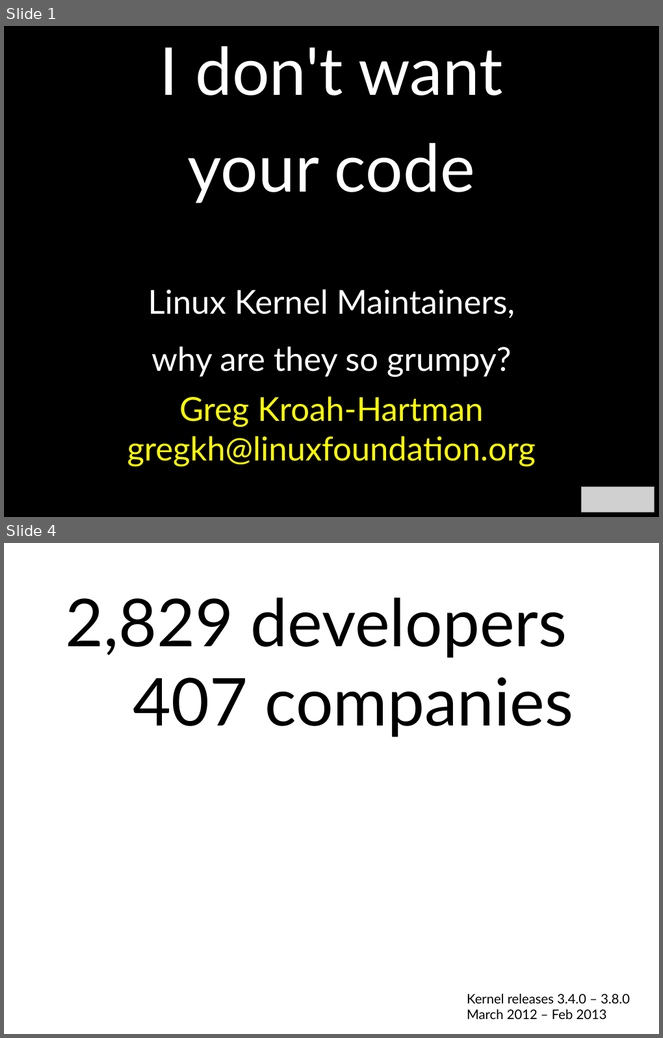
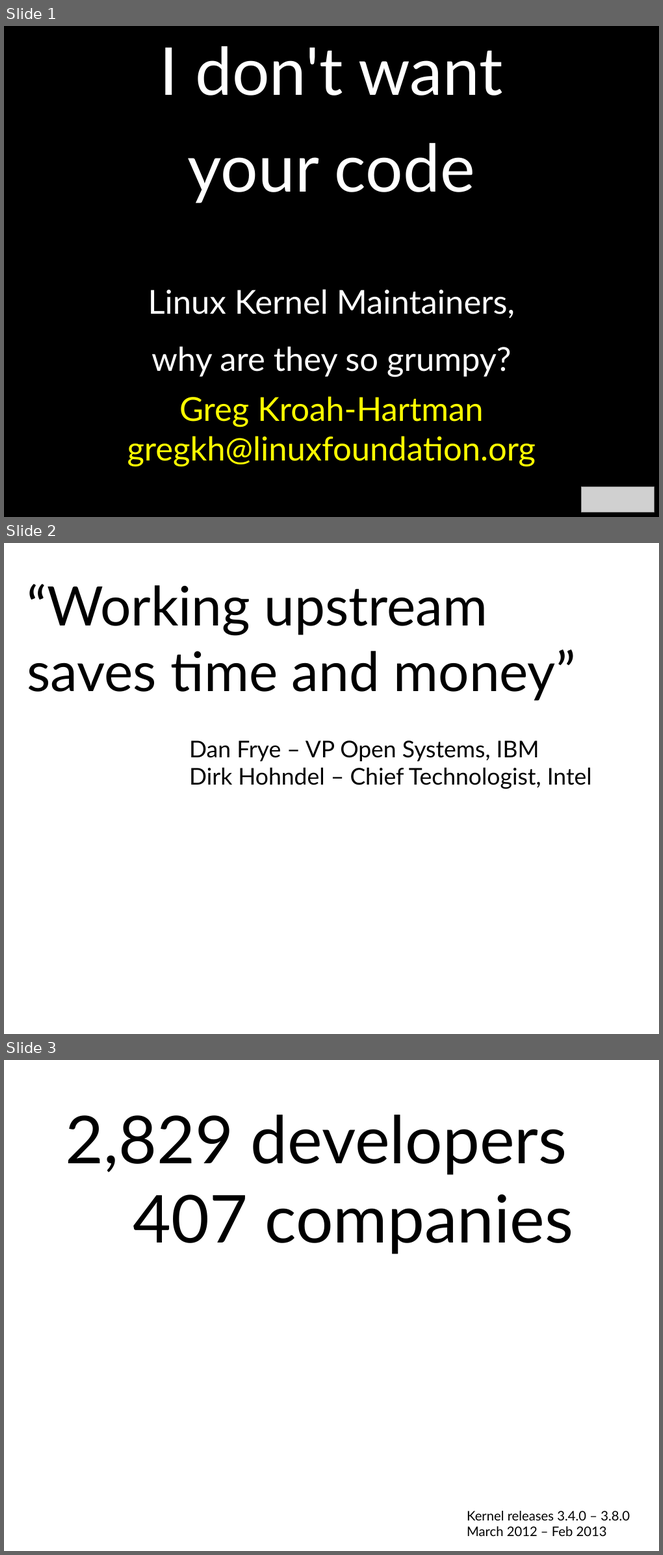
Before and after one commit to gregkh/presentation-linux-maintainer, a slide deck: maintainer.odp. Shown one above the other, each under a label of ours: slides 1 and 4 before the commit, slides 1, 2 and 3 after it; the slides between them are not shown. The pictures are 663x1038 and 663x1555 pixels, drawn with LibreOffice and Linux fonts; fonts in the diff are those of the drawing; grey boxes stand for pictures. Boxes give left, top, right and bottom in pixels: in the first picture for what was removed or moved away, otherwise in the second. Text is boxed around its words. In the diff, an @@ line names an element or a change of style, - is before the commit and + after.

Commit message:
add quote from intel and ibm

```diff
--- a/maintainer.odp
+++ b/maintainer.odp
@@ slide 2 added at (x1=4, y1=543, x2=659, y2=1034), background #FFFFFF @@
@@ text added at (x1=27, y1=584, x2=576, y2=701), 66 pt, text #000000 @@
+“Working upstream
+saves time and money”
@@ text added at (x1=189, y1=741, x2=592, y2=789), 28 pt, text #000000 @@
+Dan Frye – VP Open Systems, IBM
+Dirk Hohndel – Chief Technologist, Intel
@@ what was slide 4 is now slide 3 @@
```
Also in this commit, not shown: 1 other file.
